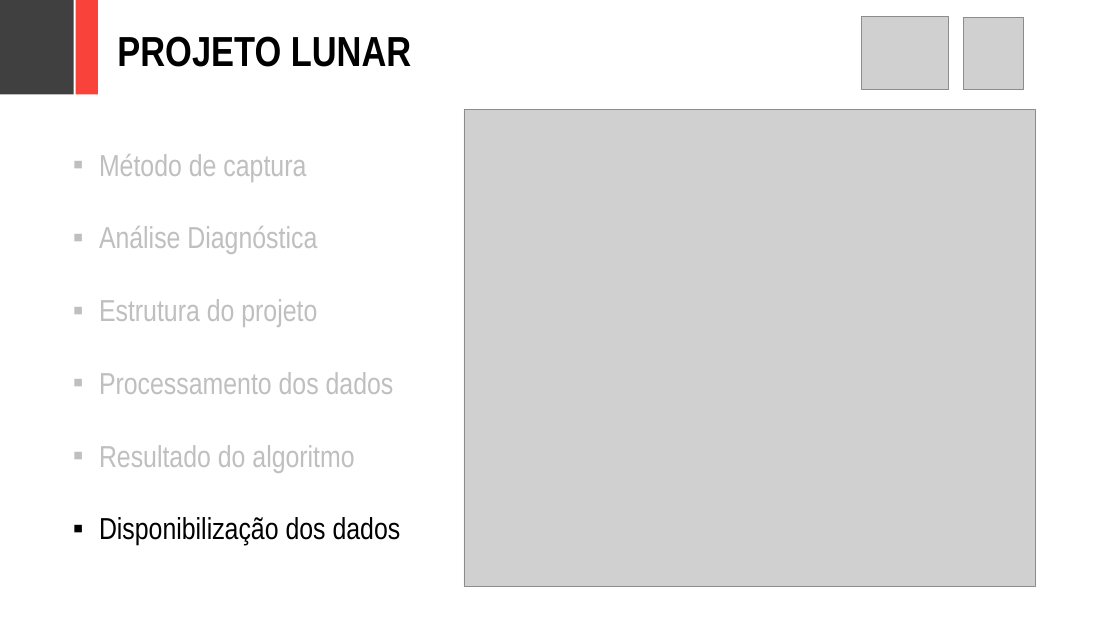
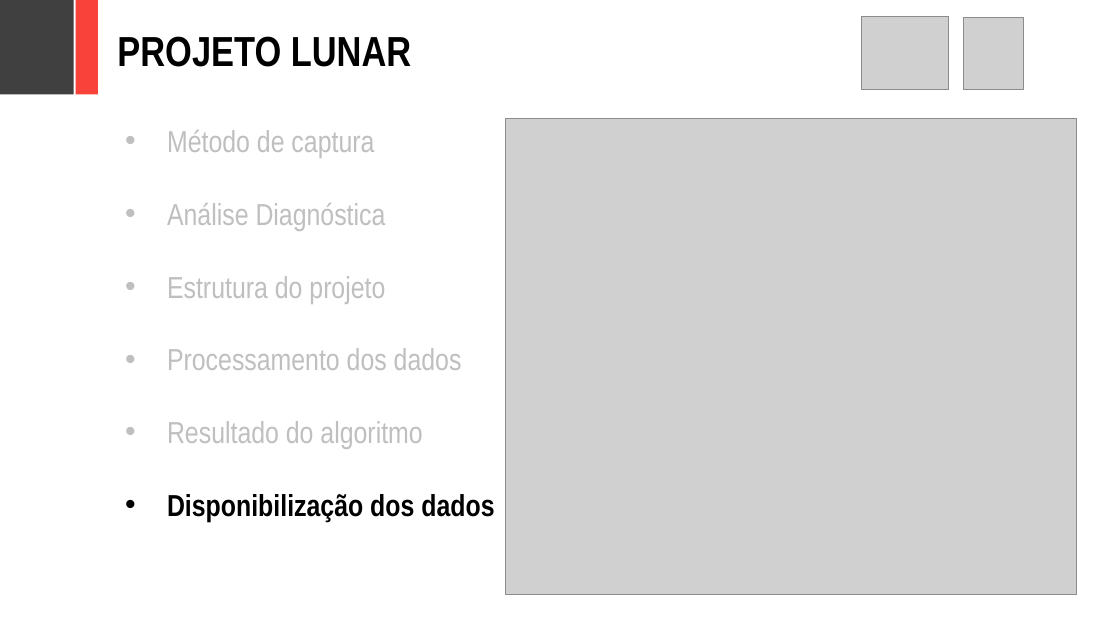
Before and after one commit to adornodev/TCC-Lunar, a slide deck: slide 23 of FinalCourseAssignment/Lunar.pptx (slide 26 before the commit). Drawn at 1120x630 pixels with LibreOffice and Linux fonts; fonts in the diff are those of the drawing; grey boxes stand for pictures. Boxes give left, top, right and bottom in pixels: in the first picture for what was removed or moved away, otherwise in the second. Text is boxed around its words. In the diff, an @@ line names an element or a change of style, - is before the commit and + after.

```diff
--- a/FinalCourseAssignment/Lunar.pptx
+++ b/FinalCourseAssignment/Lunar.pptx
@@ text "Método de captura" moved from (x1=99, y1=154, x2=401, y2=545) to (x1=167, y1=130, x2=494, y2=521) @@
@@ text "Método de captura" at (x1=167, y1=130, x2=494, y2=521): bold on in "Disponibilização dos dados"; bullet ▪ to • @@
@@ picture moved from (x1=464, y1=110, x2=1035, y2=587) to (x1=506, y1=118, x2=1077, y2=596) @@
```
Also in this commit, not shown: 18 other slides changed, 1 slide added, 4 slides removed, 2 other files.
